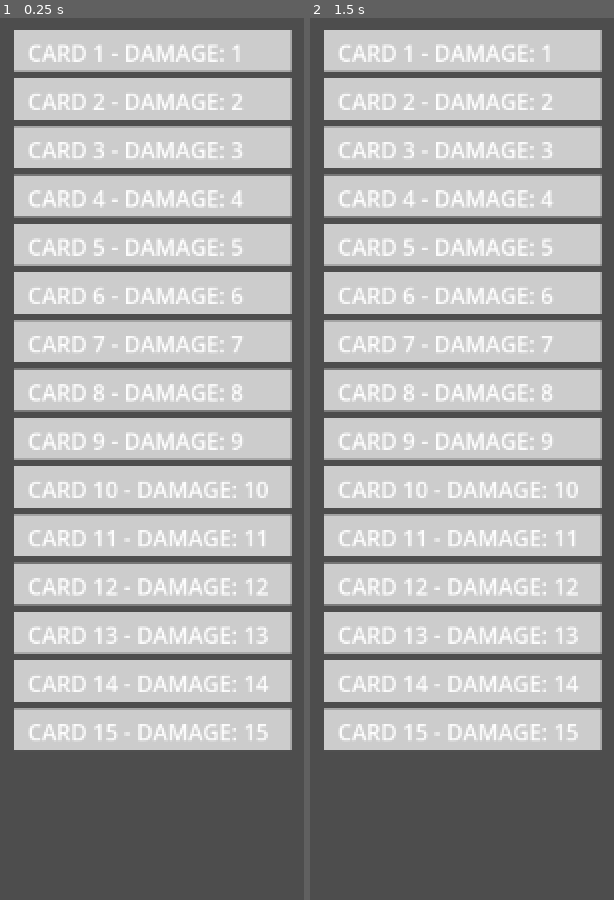
Above: before the commit, frames 1-2 (left to right).
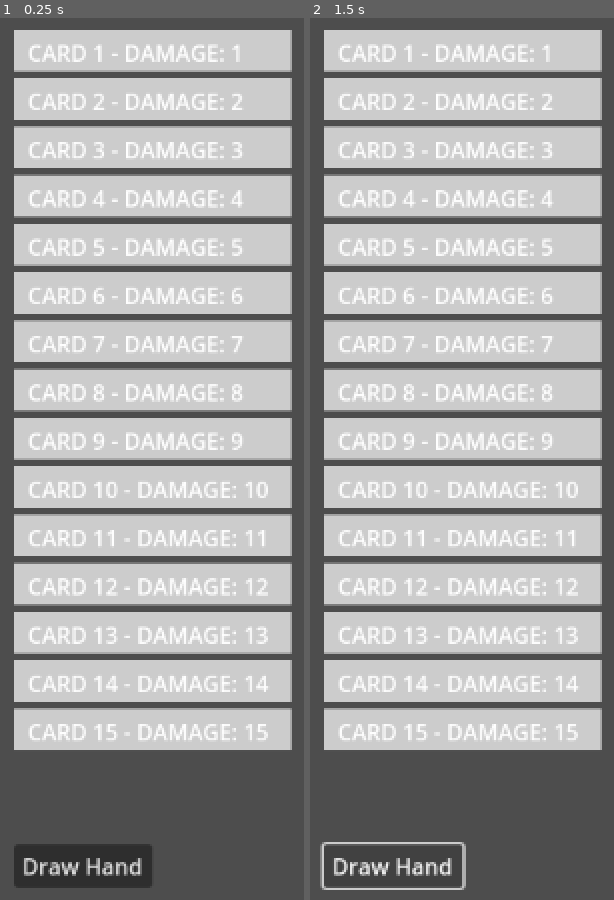
Above: after the commit, the same moments.

Repository: JosieBarber/roguelike
Game: Godot game, scene res://scenes/Planning_Phase.tscn
Two runs of this game, one before a commit and one after it. Both use one fixed random seed, a clock stepped at 60 frames per second and the inputs below. Before the commit the project starts from res://scenes/main_scene.tscn.
Inputs (mouse positions are in pixels of both pictures, inside the frame that each line leads up to):
- Up to frame 1 (0.25 s): no input
- Up to frame 2 (1.5 s): click (392, 864) at 0.5 s, where only the run after the commit has a clickable "Draw Hand"; click (392, 864) at 1.25 s, where only the run after the commit has a clickable "Draw Hand"

The runs differ from the first frame. In frame 1, 2.1% of the frame differs, in the area x 4-50%, y 93-99%; in frame 2, 0.8%.

Commit message:
Let player select a queue
This commit allows for the player to select 7 cards out of their deck

Diff:
--- a/project.godot
+++ b/project.godot
@@ -11,7 +11,7 @@
 [application]
 
 config/name="Roguelike"
-run/main_scene="res://scenes/main_scene.tscn"
+run/main_scene="res://scenes/Planning_Phase.tscn"
 config/features=PackedStringArray("4.3", "GL Compatibility")
 config/icon="res://icon.svg"
 
--- /dev/null
+++ b/scenes/Planning_Phase.tscn
@@ -0,0 +1,15 @@
+[gd_scene load_steps=3 format=3 uid="uid://duk30r0o83e5r"]
+
+[ext_resource type="Script" path="res://scripts/player.gd" id="1"]
+[ext_resource type="Script" path="res://scripts/planning.gd" id="2"]
+
+[node name="Planning_Phase" type="Node2D"]
+
+[node name="Player" type="Node2D" parent="."]
+script = ExtResource("1")
+
+[node name="Planning" type="Node2D" parent="."]
+script = ExtResource("2")
+
+[node name="SelectedQueue" type="Node2D" parent="."]
+position = Vector2(600, 10)
--- a/scenes/main_scene.tscn
+++ /dev/null
@@ -1,10 +0,0 @@
-[gd_scene load_steps=3 format=3 uid="uid://ct8c2erxqo5of"]
-
-[ext_resource type="Script" path="res://scripts/player.gd" id="1"]
-[ext_resource type="Script" path="res://scripts/main.gd" id="2"]
-
-[node name="Main" type="Node2D"]
-script = ExtResource("2")
-
-[node name="Player" type="Node2D" parent="."]
-script = ExtResource("1")
--- /dev/null
+++ b/scripts/planning.gd
@@ -0,0 +1,79 @@
+extends Node2D
+
+class_name Planning
+
+var player: Player
+var selected_card_index: int = -1
+var card_rects: Array = []
+var selected_indices: Array = []
+
+func _ready():
+	player = get_parent().get_node("Player")
+	player.initialize("Player1", 100)
+	_create_test_deck()
+	display_deck()
+	_create_draw_button()
+
+func _create_test_deck():
+	#Test function to create a deck of 15 cards
+	for i in range(15):
+		var new_card = card.new("Card " + str(i + 1), "Effect", "Clause", "Type", "Sprite", i + 1)
+		player.player_deck.append(new_card)
+
+func draw_hand():
+	player.player_hand.clear()
+	selected_indices.sort()
+	selected_indices.reverse()
+	for index in selected_indices:
+		if index >= 0 and index < player.player_deck.size() and player.player_hand.size() < 7:
+			player.player_hand.append(player.player_deck[index])
+			player.player_deck.remove_at(index)
+	selected_indices.clear()
+	display_deck()
+	display_selected_queue()
+
+func select_card(card_index: int):
+	if card_index not in selected_indices and selected_indices.size() < 7:
+		selected_indices.append(card_index)
+		print("Selected card index: ", card_index)
+	display_selected_queue()
+
+func display_deck():
+	card_rects.clear()
+	for child in get_children():
+		if child is CardDisplay:
+			child.queue_free()
+	for i in range(player.player_deck.size()):
+		if i not in selected_indices:
+			var card_display = CardDisplay.new(player.player_deck[i].card_name, player.player_deck[i].card_damage)
+			card_display.position = Vector2(10, (i * 35) + 20)
+			add_child(card_display)
+			card_rects.append(Rect2(card_display.position, Vector2(200, 30)))
+
+func display_selected_queue():
+	var selected_queue = get_node("/root/Planning_Phase/SelectedQueue")
+	for child in selected_queue.get_children():
+		child.queue_free()
+	for i in range(selected_indices.size()):
+		var card_display = CardDisplay.new(player.player_deck[selected_indices[i]].card_name, player.player_deck[selected_indices[i]].card_damage)
+		card_display.position = Vector2(10, (i * 35) + 20)
+		selected_queue.add_child(card_display)
+
+func _input(event):
+	if event is InputEventMouseButton and event.button_index == MOUSE_BUTTON_LEFT and event.pressed:
+		for i in range(card_rects.size()):
+			if card_rects[i].has_point(event.position):
+				print("card " + str(i + 1) + " clicked")
+				select_card(i)
+				break
+
+func _create_draw_button():
+	var button = Button.new()
+	button.text = "Draw Hand"
+	button.size = Vector2(100, 30)
+	button.position = Vector2(10, get_viewport().size.y - 40)
+	add_child(button)
+	button.connect("pressed", Callable(self, "_on_draw_button_pressed"))
+
+func _on_draw_button_pressed():
+	draw_hand()
--- a/scripts/player.gd
+++ b/scripts/player.gd
@@ -22,45 +22,5 @@
 	player_discard = []
 
 func _ready():
-	_create_test_deck()
-	display_deck()
-
-func _create_test_deck():
-	#Test function to create a deck of 15 cards
-	for i in range(15):
-		var new_card = card.new("Card " + str(i + 1), "Effect", "Clause", "Type", "Sprite", i + 1)
-		player_deck.append(new_card)
-
-func draw_hand(selected_indices: Array):
-	player_hand.clear()
-	selected_indices.sort()
-	selected_indices.reverse()
-	for index in selected_indices:
-		if index >= 0 and index < player_deck.size() and player_hand.size() < 7:
-			player_hand.append(player_deck[index])
-			player_deck.remove_at(index)
-
-func select_card(card_index: int):
-	if card_index >= 0 and card_index < player_hand.size():
-		var selected_card = player_hand[card_index]
-		player_hand.remove_at(card_index)
-		player_deck.insert(0, selected_card)
-
-func display_deck():
-	card_rects.clear()
-	for child in get_children():
-		if child is CardDisplay:
-			child.queue_free()
-	for i in range(player_deck.size()):
-		var card_display = CardDisplay.new(player_deck[i].card_name, player_deck[i].card_damage)
-		card_display.position = Vector2(10, (i * 35) + 20)
-		add_child(card_display)
-		card_rects.append(Rect2(card_display.position, Vector2(200, 30)))
-
-func _input(event):
-	if event is InputEventMouseButton and event.button_index == MOUSE_BUTTON_LEFT and event.pressed:
-		for i in range(card_rects.size()):
-			if card_rects[i].has_point(event.position):
-				print("card " + str(i + 1) + " clicked")
-				draw_hand([i])
-				break
+	# Initialize the player when it is added to the scene
+	pass
Not shown, changed: README.md
